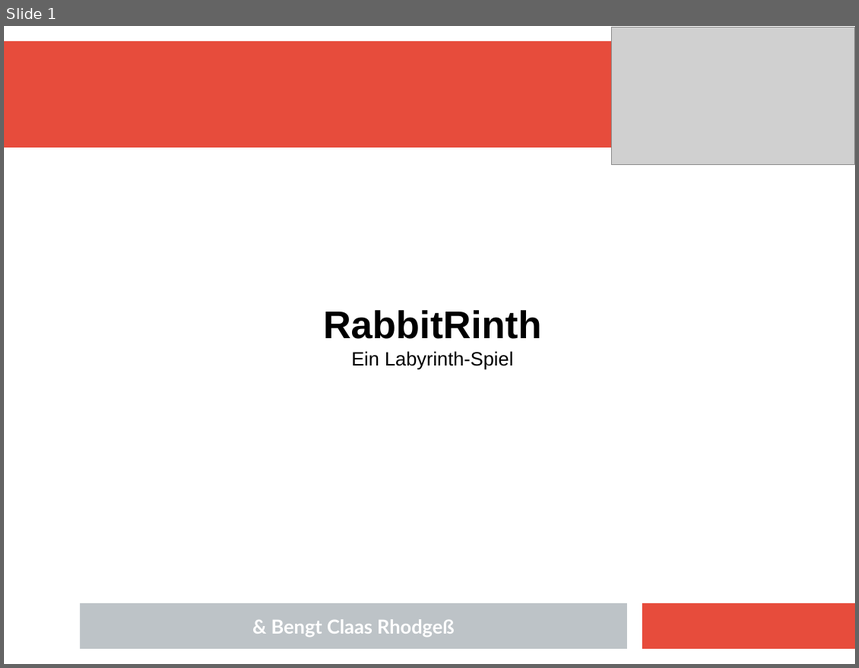
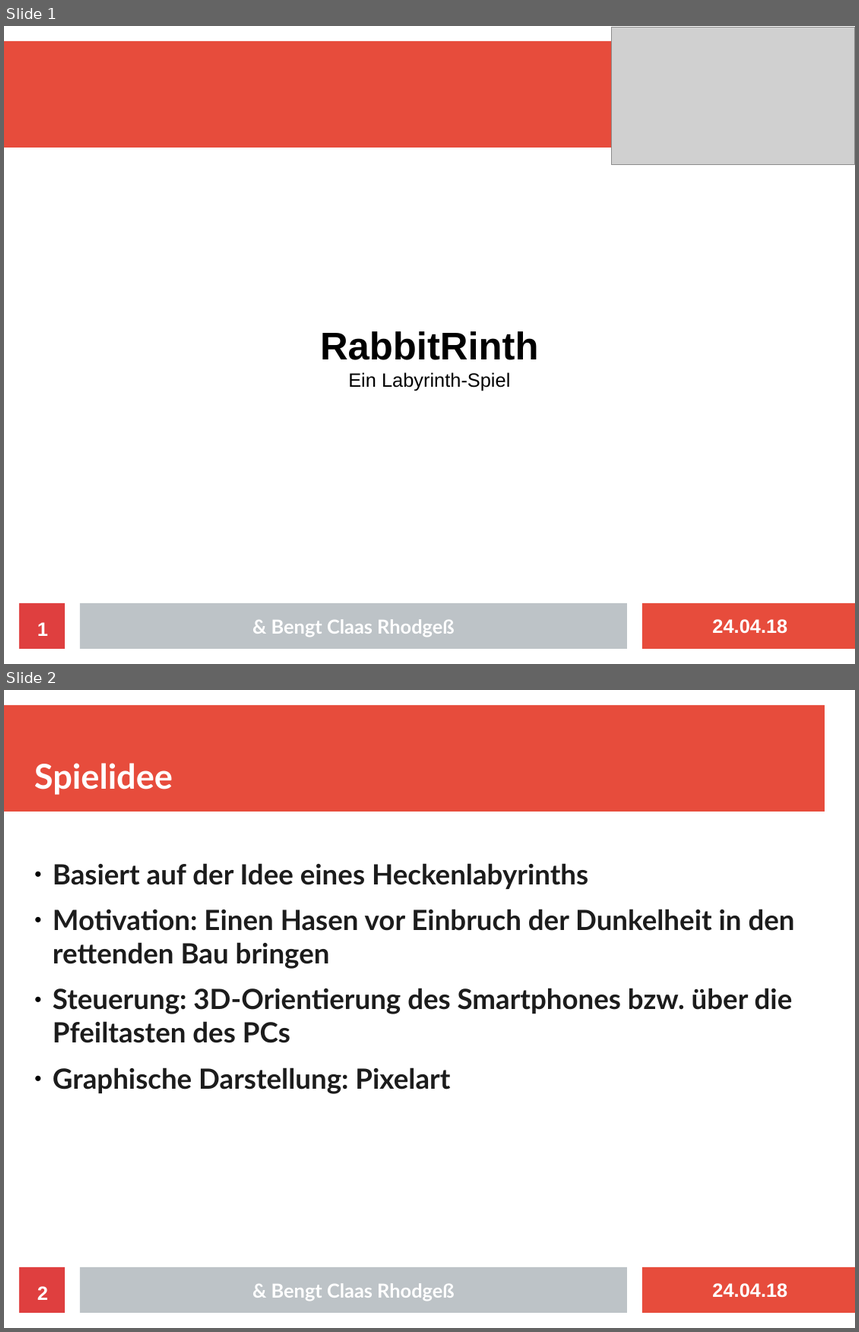
Before and after one commit to kodehat/webtech, a slide deck: doc/Präsentation/RabbitRinth.odp. Shown one above the other, each under a label of ours: slide 1 before the commit, slides 1 and 2 after it. The pictures are 859x668 and 859x1332 pixels, drawn with LibreOffice and Linux fonts; fonts in the diff are those of the drawing; grey boxes stand for pictures. Boxes give left, top, right and bottom in pixels: in the first picture for what was removed or moved away, otherwise in the second. Text is boxed around its words. In the diff, an @@ line names an element or a change of style, - is before the commit and + after.

```diff
--- a/doc/Präsentation/RabbitRinth.odp
+++ b/doc/Präsentation/RabbitRinth.odp
@@ slide 2 added at (4, 690, 855, 1328), background #FFFFFF; not listed: 7 template elements that a slide beside it also shows @@
@@ title added at (34, 763, 173, 795), 32 pt, text #FFFFFF, bold @@
+Spielidee
@@ text added at (53, 863, 795, 1094), 26 pt, text #1C1C1C, bold @@
+● Basiert auf der Idee eines Heckenlabyrinths
+● Motivation: Einen Hasen vor Einbruch der Dunkelheit in den rettenden Bau bringen
+● Steuerung: 3D-Orientierung des Smartphones bzw. über die Pfeiltasten des PCs
+● Graphische Darstellung: Pixelart
@@ slide 1 changed as well @@
@@ text "RabbitRinth": place and size @@
-text "RabbitRinth" at (323, 310, 542, 370)
+text "RabbitRinth" at (320, 332, 539, 391)
@@ rectangle added at (19, 604, 50, 649), fill #FFFFFF @@
@@ rectangle added at (19, 604, 65, 649), fill #DF3F3F @@
@@ page number added at (37, 623, 48, 636), 18 pt, text #FFFFFF, bold @@
+1
@@ text added at (712, 620, 788, 634), 18 pt, text #FFFFFF, bold @@
+24.04.18
```
Also in this commit, not shown: 4 other slides added, 1 slide removed, 3 other files.
